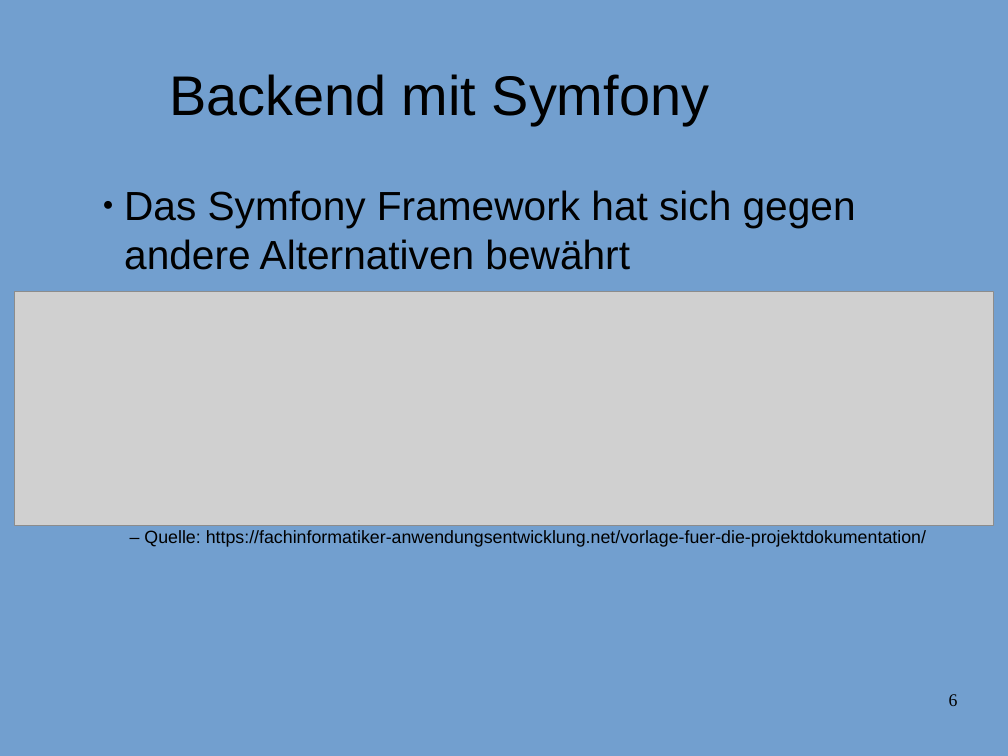
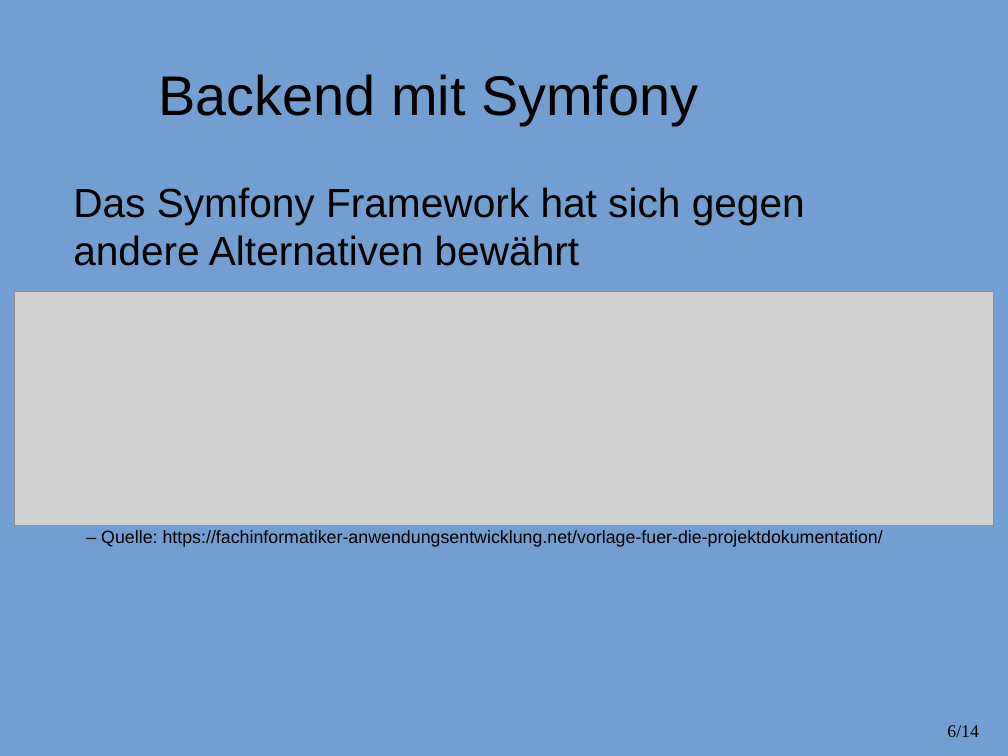
Before and after one commit to JackWolfskind/Tannte-Emma, a slide deck: slide 6 of doc/Präsentation/Präsentation.odp. Drawn at 1008x756 pixels with LibreOffice and Linux fonts; fonts in the diff are those of the drawing; grey boxes stand for pictures; background and template pictures are left out. Boxes give left, top, right and bottom in pixels: in the first picture for what was removed or moved away, otherwise in the second. Text is boxed around its words. In the diff, an @@ line names an element or a change of style, - is before the commit and + after.

```diff
--- a/doc/Präsentation/Präsentation.odp
+++ b/doc/Präsentation/Präsentation.odp
@@ title "Backend mit Symfony" at box(158, 74, 698, 125): indent changed @@
@@ text "Das Symfony Framework hat sich ...": place and size @@
-text "Das Symfony Framework hat sich ..." at box(124, 190, 856, 270)
+text "Das Symfony Framework hat sich ..." at box(73, 187, 805, 266)
@@ text "Das Symfony Framework hat sich ..." at box(73, 187, 805, 266): bullet ● to none @@
@@ text "– Quelle: https://fachinformatiker-anwendungsentwicklung.net ..." at box(101, 530, 883, 547): indent changed @@
@@ page number at box(947, 725, 979, 737): text changed @@
-6
+6/14
```
Also in this commit, not shown: 9 other slides changed, 4 slides added, 2 slides removed, 1 other file.
